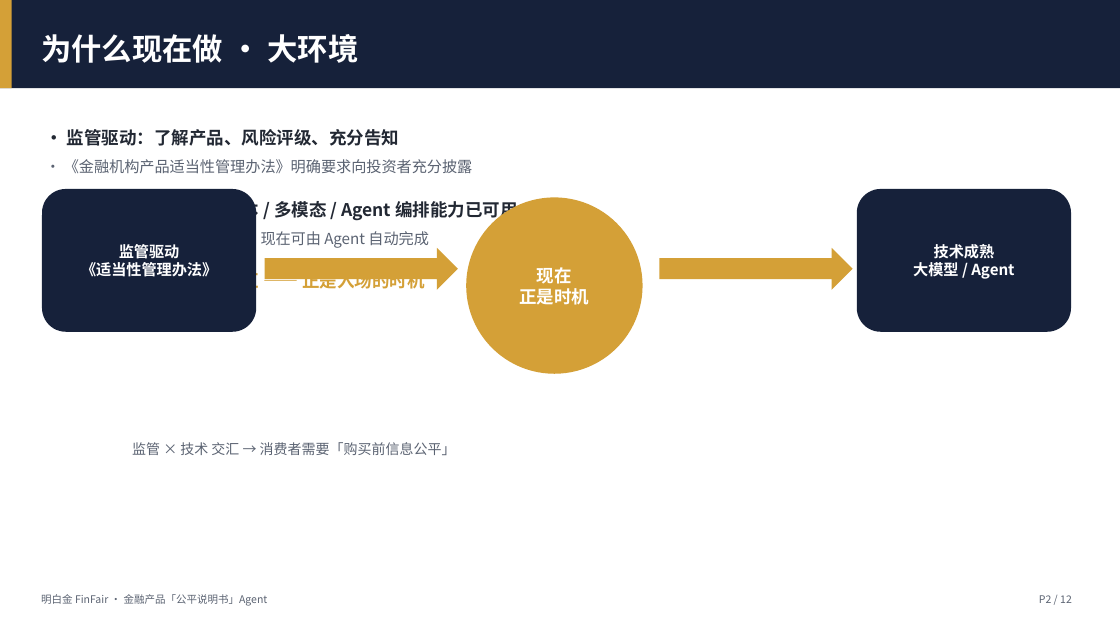
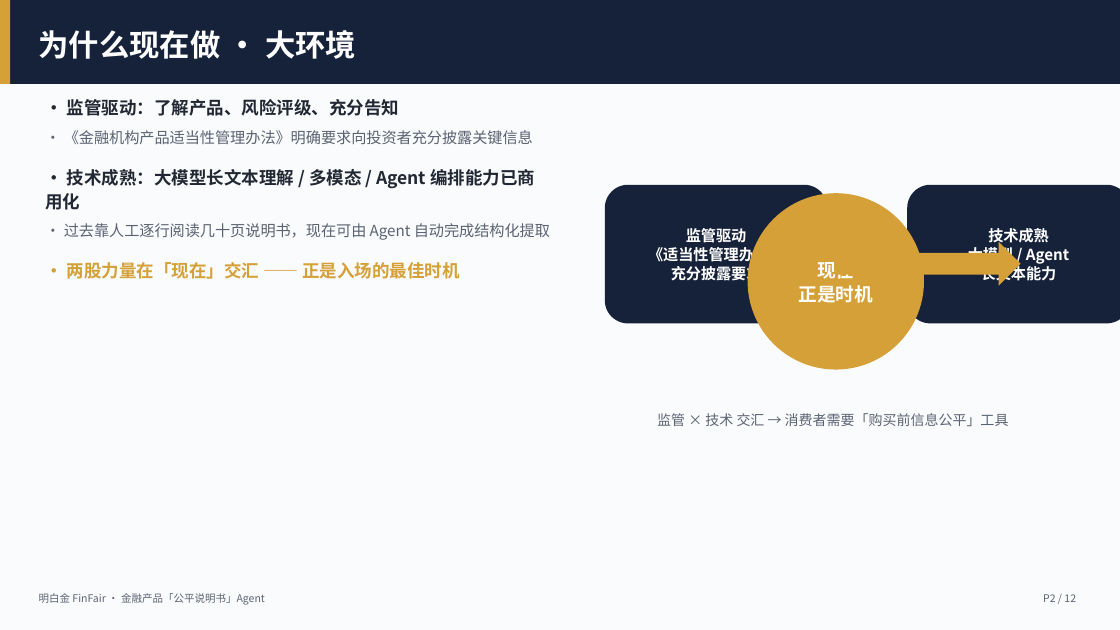
Before and after one commit to XiAn-07/FinFair, a slide deck: slide 2 of docs/商业计划书.pptx. Drawn at 1120x630 pixels with LibreOffice and Linux fonts; fonts in the diff are those of the drawing. Boxes give left, top, right and bottom in pixels: in the first picture for what was removed or moved away, otherwise in the second. Text is boxed around its words. In the diff, an @@ line names an element or a change of style, - is before the commit and + after.

```diff
--- a/docs/商业计划书.pptx
+++ b/docs/商业计划书.pptx
@@ background #FFFFFF to #FAFBFC @@
@@ rectangle: place and size @@
-rectangle at (0, 0, 1120, 88)
+rectangle at (0, 0, 1120, 84)
@@ rectangle: place and size @@
-rectangle at (0, 0, 12, 88)
+rectangle at (0, 0, 10, 84)
@@ text "为什么现在做 · 大环境": place and size @@
-text "为什么现在做 · 大环境" at (41, 34, 359, 63)
+text "为什么现在做 · 大环境" at (39, 30, 356, 59)
@@ text "• 监管驱动：了解产品、风险评级、充分告知": place and size @@
-text "• 监管驱动：了解产品、风险评级、充分告知" at (64, 129, 517, 293)
+text "• 监管驱动：了解产品、风险评级、充分告知" at (45, 99, 550, 279)
@@ text at (45, 130, 550, 279): text changed @@
-• 《金融机构产品适当性管理办法》明确要求向投资者充分披露
-• 技术成熟：大模型长文本 / 多模态 / Agent 编排能力已可用
-• 过去靠人工读几十页说明书，现在可由 Agent 自动完成
-• 两股力量在「现在」交汇 —— 正是入场的时机
+• 《金融机构产品适当性管理办法》明确要求向投资者充分披露关键信息
+• 技术成熟：大模型长文本理解 / 多模态 / Agent 编排能力已商用化
+• 过去靠人工逐行阅读几十页说明书，现在可由 Agent 自动完成结构化提取
+• 两股力量在「现在」交汇 —— 正是入场的最佳时机
@@ rounded rectangle "监管驱动": place and size @@
-rounded rectangle "监管驱动" at (42, 189, 256, 332)
+rounded rectangle "监管驱动" at (605, 185, 828, 323)
@@ ellipse "现在": place and size @@
-ellipse "现在" at (466, 197, 643, 374)
+ellipse "现在" at (748, 193, 924, 370)
@@ ellipse "现在" at (748, 193, 924, 370): size 15 to 16 pt; line spacing 1 to 1.05 @@
@@ rounded rectangle "技术成熟": place and size @@
-rounded rectangle "技术成熟" at (857, 189, 1071, 332)
+rounded rectangle "技术成熟" at (907, 185, 1120, 323)
@@ text in rounded rectangle at (648, 228, 784, 265): line spacing 1 to 1.05 @@
@@ text in rounded rectangle at (968, 228, 1069, 264): line spacing 1 to 1.05 @@
@@ right arrow removed at (660, 248, 853, 290) @@
@@ text in rounded rectangle at (671, 264, 762, 284): paragraph added @@
+充分披露要求
@@ right arrow: place and size @@
-right arrow at (265, 248, 458, 290)
+right arrow at (836, 242, 1021, 286)
@@ text in rounded rectangle at (981, 264, 1057, 284): paragraph added @@
+长文本能力
@@ text at (657, 413, 1009, 426): text changed @@
-监管 × 技术 交汇 → 消费者需要「购买前信息公平」
+监管 × 技术 交汇 → 消费者需要「购买前信息公平」工具
@@ text "P2 / 12": place and size @@
-text "P2 / 12" at (1039, 595, 1072, 603)
+text "P2 / 12" at (1043, 594, 1076, 602)
```
Also in this commit, not shown: 11 other slides changed, 4 other files.
